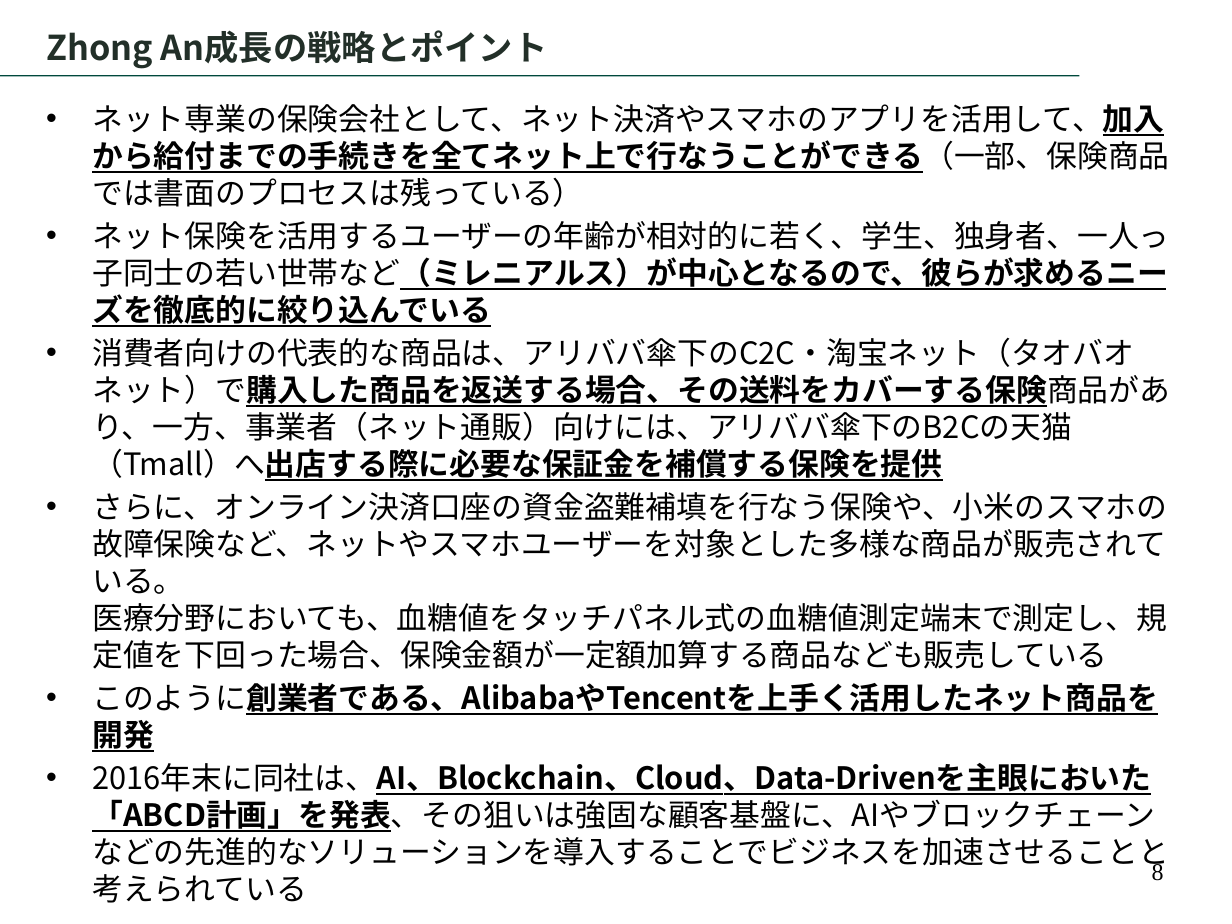
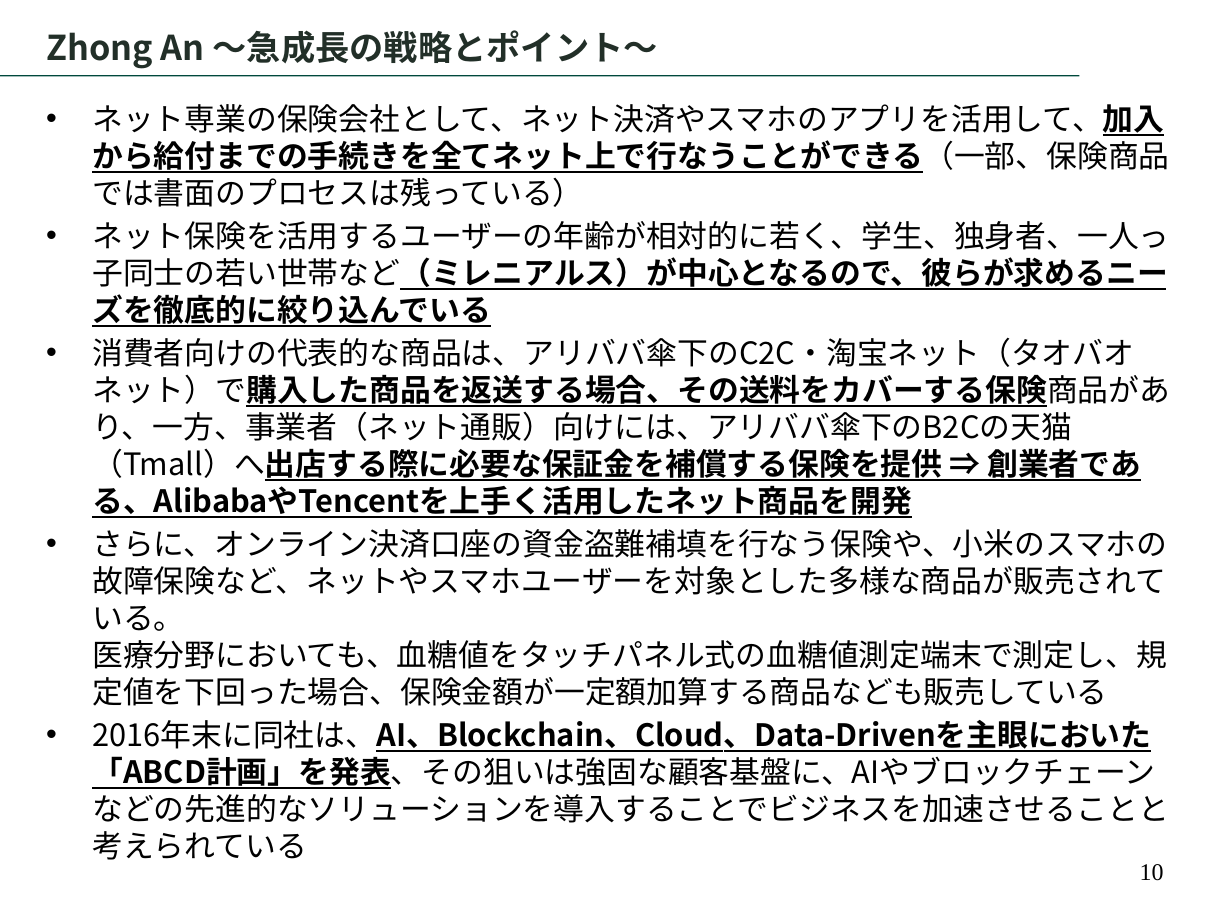
Before and after one commit to Takeshi-Doi/test2, a slide deck: slide 10 of Zhong-an.pptx (slide 8 before the commit). Drawn at 1232x924 pixels with LibreOffice and Linux fonts; fonts in the diff are those of the drawing; background and template pictures are left out. Boxes give left, top, right and bottom in pixels: in the first picture for what was removed or moved away, otherwise in the second. Text is boxed around its words. In the diff, an @@ line names an element or a change of style, - is before the commit and + after.

```diff
--- a/Zhong-an.pptx
+++ b/Zhong-an.pptx
@@ title at [46,30,658,69]: text changed @@
-Zhong An成長の戦略とポイント
+Zhong An ～急成長の戦略とポイント～
@@ text at [92,337,1170,518]: text changed; bold on @@
-• 消費者向けの代表的な商品は、アリババ傘下のC2C・淘宝ネット（タオバオネット）で購入した商品を返送する場合、その送料をカバーする保険商品があり、一方、事業者（ネット通販）向けには、アリババ傘下のB2Cの天猫（Tmall）へ出店する際に必要な保証金を補償する保険を提供
+• 消費者向けの代表的な商品は、アリババ傘下のC2C・淘宝ネット（タオバオネット）で購入した商品を返送する場合、その送料をカバーする保険商品があり、一方、事業者（ネット通販）向けには、アリババ傘下のB2Cの天猫（Tmall）へ出店する際に必要な保証金を補償する保険を提供 ⇒ 創業者である、AlibabaやTencentを上手く活用したネット商品を開発
@@ text at [92,682,1158,715]: paragraph removed @@
-• このように創業者である、AlibabaやTencentを上手く活用したネット商品を開発
@@ page number at [1140,864,1164,881]: text changed @@
-8
+10
```
Also in this commit, not shown: 3 other slides changed, 2 slides added.
